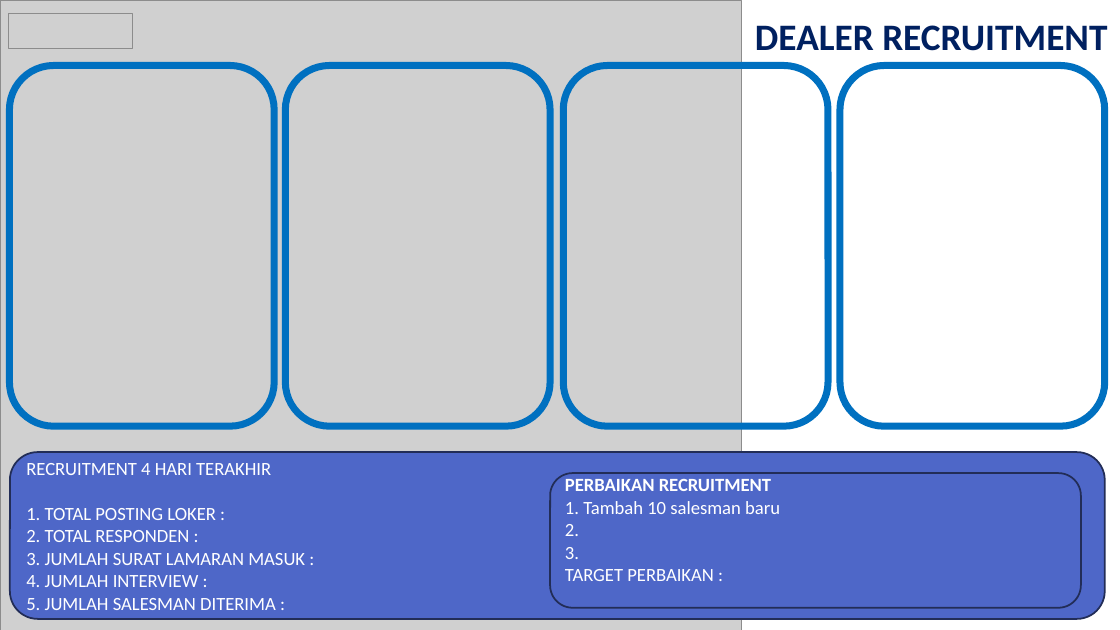
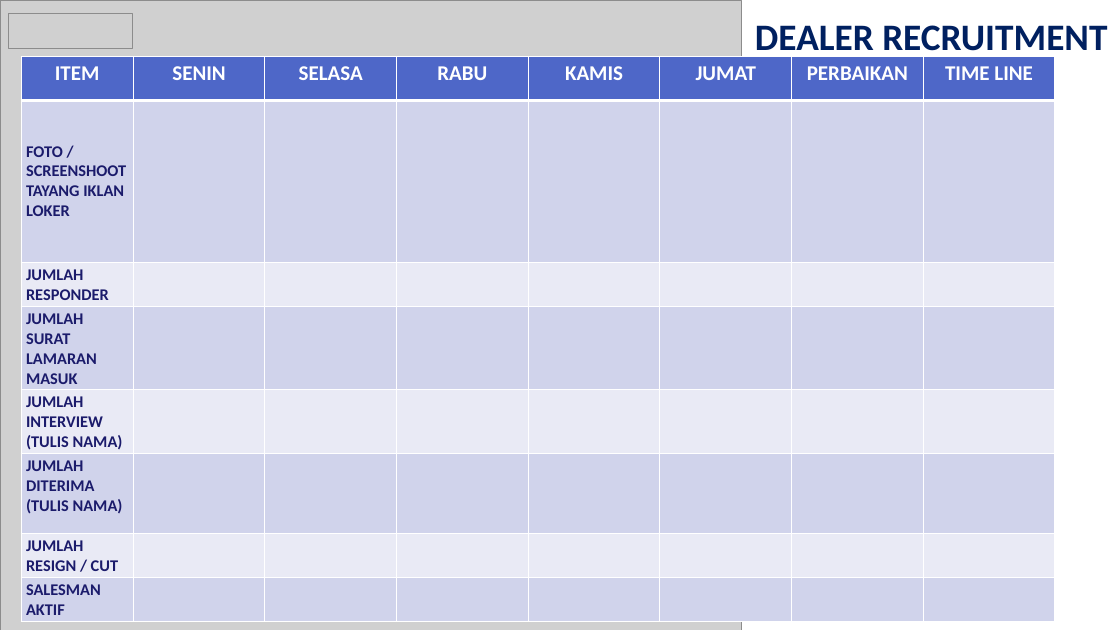
Before and after one commit to egi-jember/bushido-dashboard, a slide deck: slide 4 of TEMPLATE_PPT_DEALER_NON_KOORDINATOR.pptx. Drawn at 1120x630 pixels with LibreOffice and Linux fonts; fonts in the diff are those of the drawing; grey boxes stand for pictures; background and template pictures are left out. Boxes give left, top, right and bottom in pixels: in the first picture for what was removed or moved away, otherwise in the second. Text is boxed around its words. In the diff, an @@ line names an element or a change of style, - is before the commit and + after.

```diff
--- a/TEMPLATE_PPT_DEALER_NON_KOORDINATOR.pptx
+++ b/TEMPLATE_PPT_DEALER_NON_KOORDINATOR.pptx
@@ table added at bbox=[21, 56, 1057, 622], 8 rows, 8 columns @@
+ITEM | SENIN | SELASA | RABU | KAMIS | JUMAT | PERBAIKAN | TIME LINE
+FOTO / SCREENSHOOT TAYANG IKLAN LOKER |  |  |  |  |  |  | 
+JUMLAH RESPONDER |  |  |  |  |  |  | 
+JUMLAH SURAT LAMARAN MASUK |  |  |  |  |  |  | 
+JUMLAH INTERVIEW (TULIS NAMA) |  |  |  |  |  |  | 
+JUMLAH DITERIMA / (TULIS NAMA) |  |  |  |  |  |  | 
+JUMLAH RESIGN / CUT |  |  |  |  |  |  | 
+SALESMAN AKTIF |  |  |  |  |  |  | 
@@ rounded rectangle removed at bbox=[9, 66, 274, 426] @@
@@ rounded rectangle removed at bbox=[286, 66, 550, 426] @@
@@ rounded rectangle removed at bbox=[564, 66, 828, 426] @@
@@ rounded rectangle removed at bbox=[840, 66, 1105, 426] @@
@@ rounded rectangle removed at bbox=[10, 452, 1105, 619] @@
-RECRUITMENT 4 HARI TERAKHIR
-1. TOTAL POSTING LOKER :
-2. TOTAL RESPONDEN :
-3. JUMLAH SURAT LAMARAN MASUK :
-4. JUMLAH INTERVIEW :
-5. JUMLAH SALESMAN DITERIMA :
@@ rounded rectangle removed at bbox=[550, 473, 1081, 607] @@
-PERBAIKAN RECRUITMENT
-1. Tambah 10 salesman baru
-2.
-3.
-TARGET PERBAIKAN :
```
Also in this commit, not shown: 1 other slide changed, 2 other files.
